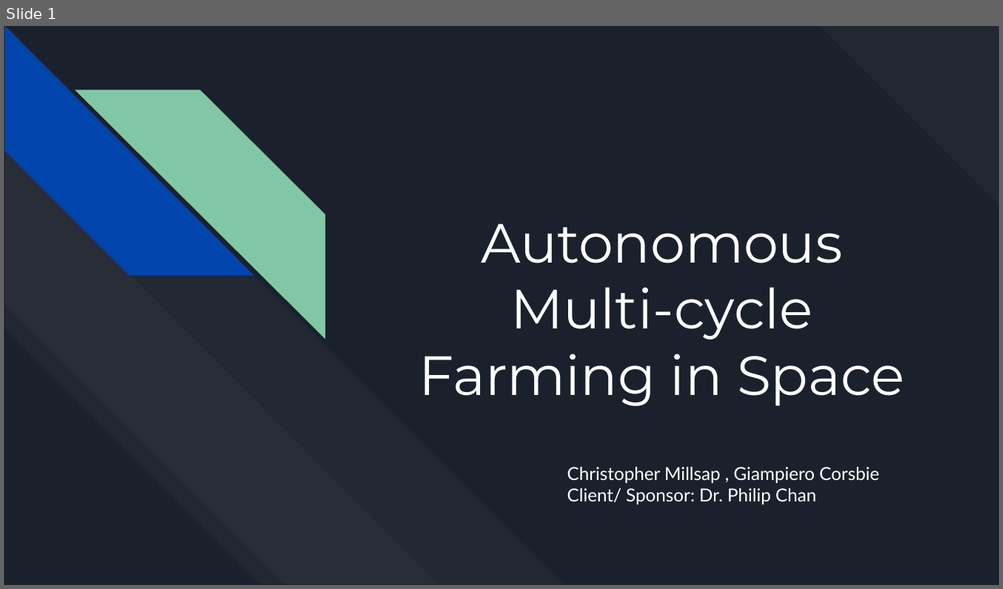
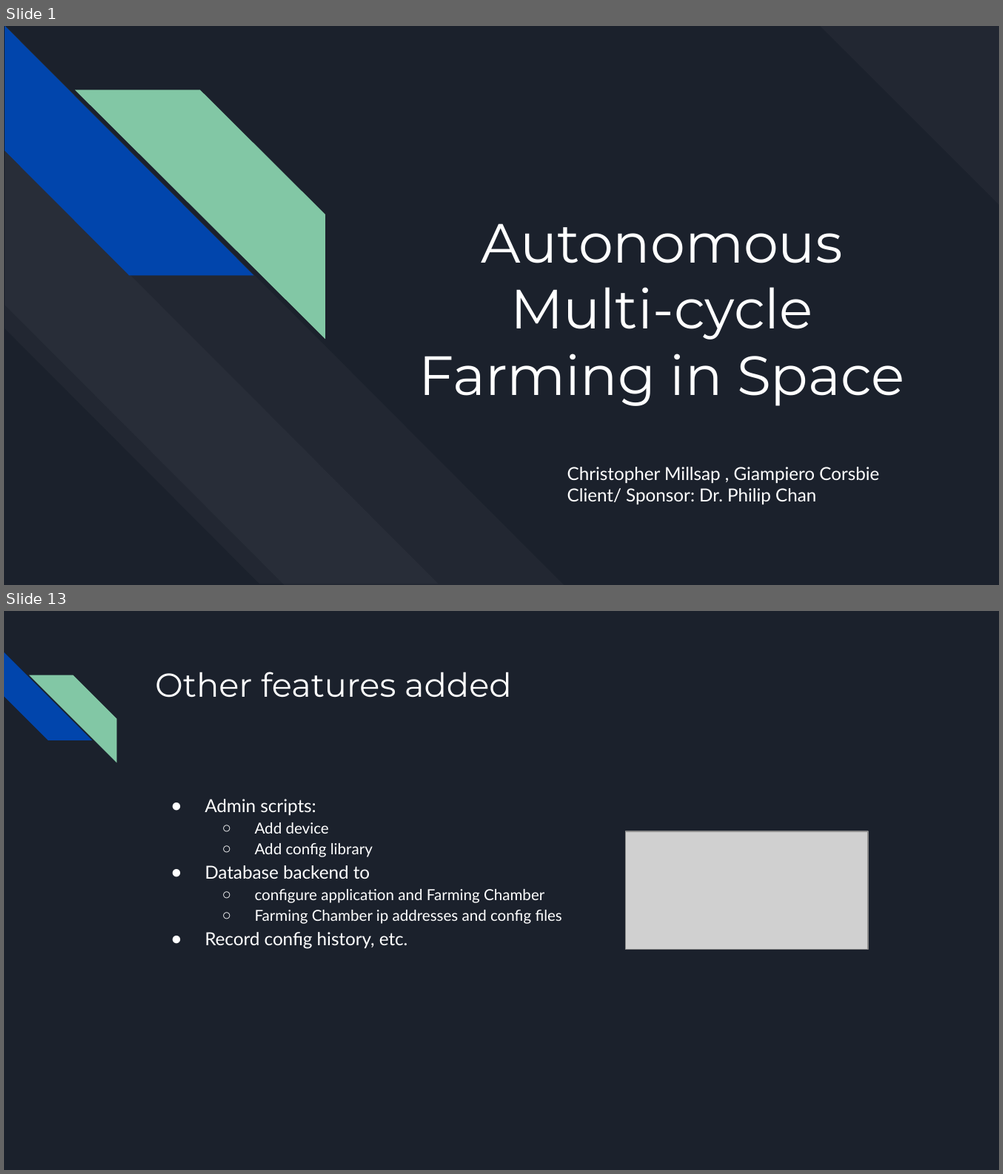
Before and after one commit to killsap/automated-multi-cycle-farming-in-space-website, a slide deck: docs/Milestone6Presentation.pptx. Shown one above the other, each under a label of ours: slide 1 before the commit, slides 1 and 13 after it; the slides between them are not shown. The pictures are 1003x589 and 1003x1174 pixels, drawn with LibreOffice and Linux fonts; fonts in the diff are those of the drawing; grey boxes stand for pictures. Boxes give left, top, right and bottom in pixels: in the first picture for what was removed or moved away, otherwise in the second. Text is boxed around its words. In the diff, an @@ line names an element or a change of style, - is before the commit and + after.

```diff
--- a/docs/Milestone6Presentation.pptx
+++ b/docs/Milestone6Presentation.pptx
@@ slide 13 added at [4,611,999,1170], background #1B212C @@
@@ diag stripe added at [4,652,91,741], fill #0145AC @@
@@ diag stripe added at [29,675,116,762], fill #82C7A5 @@
@@ title added at [155,672,512,698], 24 pt, text #FFFFFF @@
+Other features added
@@ text added at [205,799,562,949], 11 pt, text #FFFFFF @@
+● Admin scripts:
+  ○ Add device
+  ○ Add config library
+● Database backend to
+  ○ configure application and Farming Chamber
+  ○ Farming Chamber ip addresses and config files
+● Record config history, etc.
@@ picture added at [625,832,868,950] @@
```
Also in this commit, not shown: 2 slides changed, 14 other slides added, 6 slides removed.
